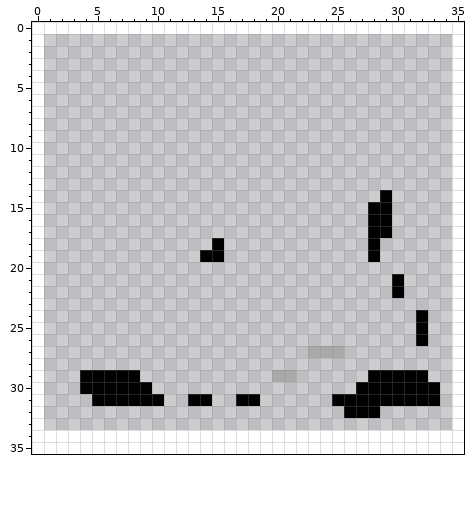
Pixel-art sprite, stored at AridArnold/Content/Campaigns/MainCampaign/Levels/0806.png. Above, as it was before the edit.
The file is 36x36 pixels.
And afterwards:
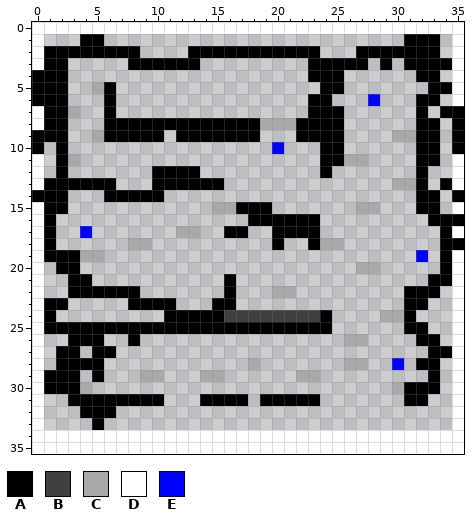
Palette (. is transparent): A #000000  B #404040  C #a9a9a9  D #ffffff  E #0000ff
Changes in this commit:
y 1: x 4..5 .. -> AA; x 31..33 ... -> AAA
y 2: x 1..8 ........ -> AAAAAAAA; x 13..23 ........... -> AAAAAAAAAAA; x 27..33 ....... -> AAAAAAA
y 3: x 1..2 .. -> AA; x 8..13 ...... -> AAAAAA; x 23..27 ..... -> AAAAA; x 29 . -> A; x 31..34 .... -> AAAA
y 4: x 0..2 D.. -> AAA; x 23..25 ... -> AAA; x 32..33 .. -> AA
y 5: x 0..2 D.. -> AAA; x 5..6 .. -> CA; x 24..25 .. -> AA; x 33..34 .. -> AA
y 6: x 0..2 D.. -> AAA; x 6 . -> A; x 23..24 .. -> AA; x 28 . -> E; x 32..33 .. -> AA
y 7: x 1..3 ... -> AAC; x 6 . -> A; x 23..25 ... -> AAA; x 32 . -> A; x 34..35 .D -> AA
y 8: x 1..2 .. -> AA; x 6..25 .................... -> AAAAAAAAAAAAACCCAAAA; x 32..33 .. -> AA; x 35 D -> A
y 9: x 0..2 D.. -> AAA; x 5..10 ...... -> CAAAAA; x 12..18 ....... -> AAAAAAA; x 22..25 .... -> AAAA; x 30..33 .... -> CCAA; x 35 D -> A
y 10: x 0 D -> A; x 2 . -> A; x 20 . -> E; x 24..25 .. -> AA; x 32..33 .. -> AA; x 35 D -> A
y 11: x 2..3 .. -> AC; x 24..27 .... -> AACC; x 32..33 .. -> AA
y 12: x 2 . -> A; x 10..13 .... -> AAAA; x 24 . -> A; x 32 . -> A
y 13: x 1..6 ...... -> AAAAAA; x 10..15 ...... -> AAAAAA; x 30..32 ... -> CCA; x 34 . -> A
y 14: x 0..2 D.. -> AAA; x 6..10 ..... -> AAAAA; x 29 A -> .; x 32..33 .. -> AA; x 35 D -> A
y 15: x 1..2 .. -> AA; x 15..19 ..... -> CCAAA; x 27..29 .AA -> CC.; x 32..33 .. -> AA
y 16: x 1 . -> A; x 18..23 ...... -> AAAAAA; x 28..29 AA -> ..; x 33..35 ..D -> AAA
y 17: x 1 . -> A; x 4 . -> E; x 12..13 .. -> CC; x 16..17 .. -> AA; x 20..23 .... -> AAAA; x 28..29 AA -> ..; x 34 . -> A
y 18: x 1 . -> A; x 8..9 .. -> CC; x 15 A -> .; x 20 . -> A; x 23..25 ... -> ACC; x 28 A -> .; x 34..35 .D -> AA
y 19: x 1..5 ..... -> AAACC; x 14..15 AA -> ..; x 28 A -> .; x 32 . -> E; x 34 . -> A
y 20: x 2..3 .. -> AA; x 27..28 .. -> CC; x 34 . -> A
y 21: x 3..4 .. -> AA; x 16 . -> A; x 30 A -> .; x 33..34 .. -> AA
y 22: x 3..8 ...... -> AAAAAA; x 16 . -> A; x 20..21 .. -> CC; x 30..33 A... -> .AAA
y 23: x 1..2 .. -> AA; x 8..11 .... -> AAAA; x 15..16 .. -> AA; x 31..32 .. -> AA
y 24: x 1 . -> A; x 11..24 .............. -> AAAAABBBBBBBBA; x 29..32 ...A -> CCA.
y 25: x 1..24 ........................ -> AAAAAAAAAAAAAAAAAAAAAAAA; x 31 . -> A
y 26: x 3..5 ... -> AAA; x 8 . -> A; x 26..27 .. -> CC; x 33 . -> A
y 27: x 2..3 .. -> AA; x 5..6 .. -> AA; x 23..25 CCC -> ...; x 33..34 .. -> AA
y 28: x 2..5 .... -> AAAA; x 18 . -> C; x 26..27 .. -> CC; x 30 . -> E; x 32..33 .. -> AA
y 29: x 1..4 ...A -> AAA.; x 6..10 AAA.. -> ...CC; x 14..15 .. -> CC; x 20..23 CC.. -> ..CC; x 28..33 AAAAA. -> .....A
y 30: x 1..9 ...AAAAAA -> AAAC.....; x 27..30 AAAA -> ...C
y 31: x 3..4 .. -> AA; x 13 A -> .; x 15..16 .. -> AA; x 18..23 A..... -> .AAAAA; x 25..30 AAAAAA -> ......; x 33 A -> .
y 32: x 4..6 ... -> AAA; x 26..28 AAA -> ...
y 33: x 5 . -> A
